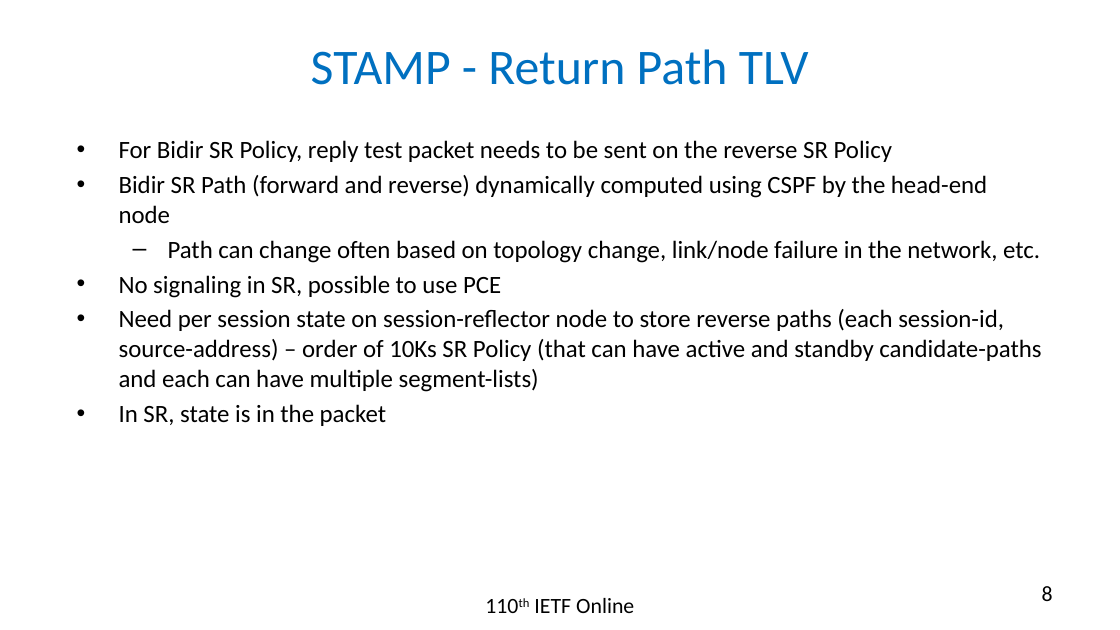
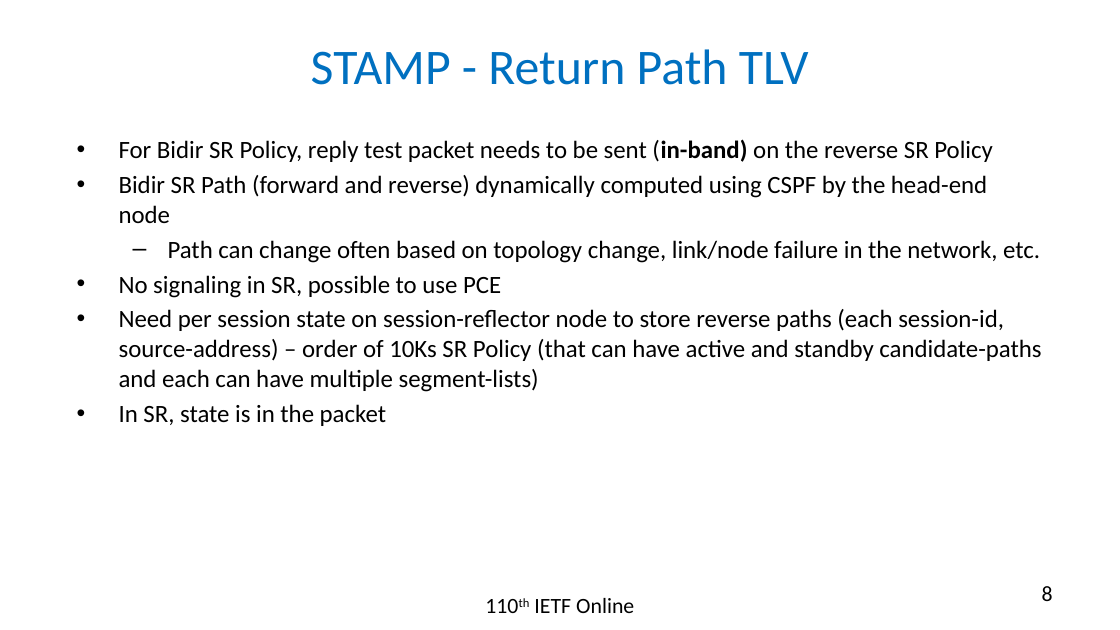
Before and after one commit to rakgandhi/ietf-slides, a slide deck: slide 8 of draft-gandhi-ippm-stamp-srpm-01.pptx. Drawn at 1120x630 pixels with LibreOffice and Linux fonts; fonts in the diff are those of the drawing. Boxes give left, top, right and bottom in pixels: in the first picture for what was removed or moved away, otherwise in the second. Text is boxed around its words. In the diff, an @@ line names an element or a change of style, - is before the commit and + after.

```diff
--- a/draft-gandhi-ippm-stamp-srpm-01.pptx
+++ b/draft-gandhi-ippm-stamp-srpm-01.pptx
@@ text at (119, 139, 992, 162): text changed @@
-• For Bidir SR Policy, reply test packet needs to be sent on the reverse SR Policy
+• For Bidir SR Policy, reply test packet needs to be sent (in-band) on the reverse SR Policy
```
Also in this commit, not shown: 2 other slides changed, 1 other file.
